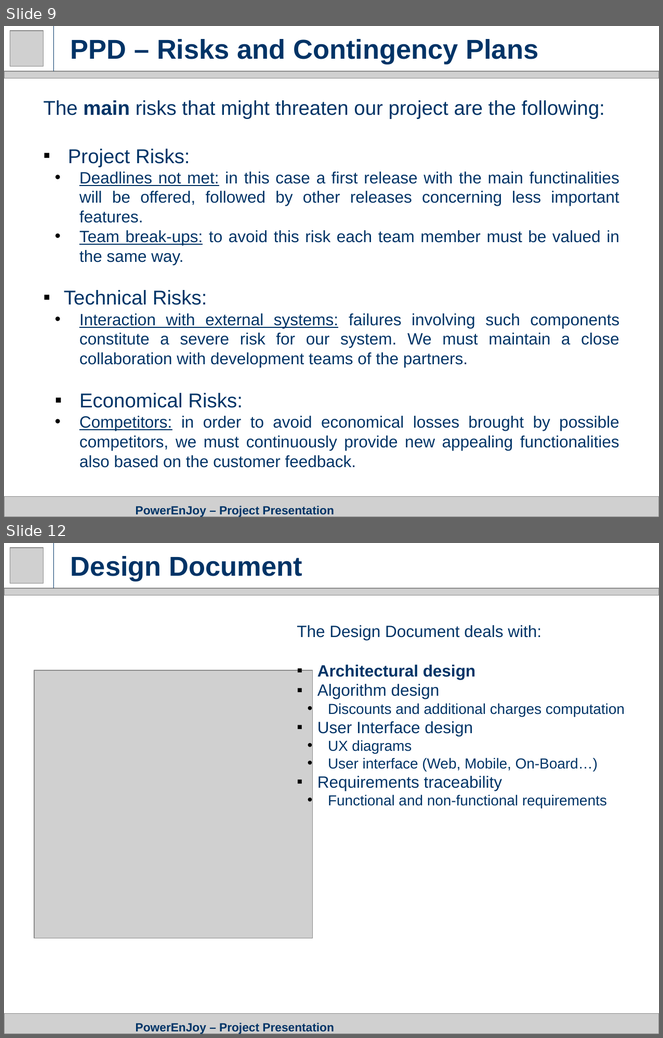
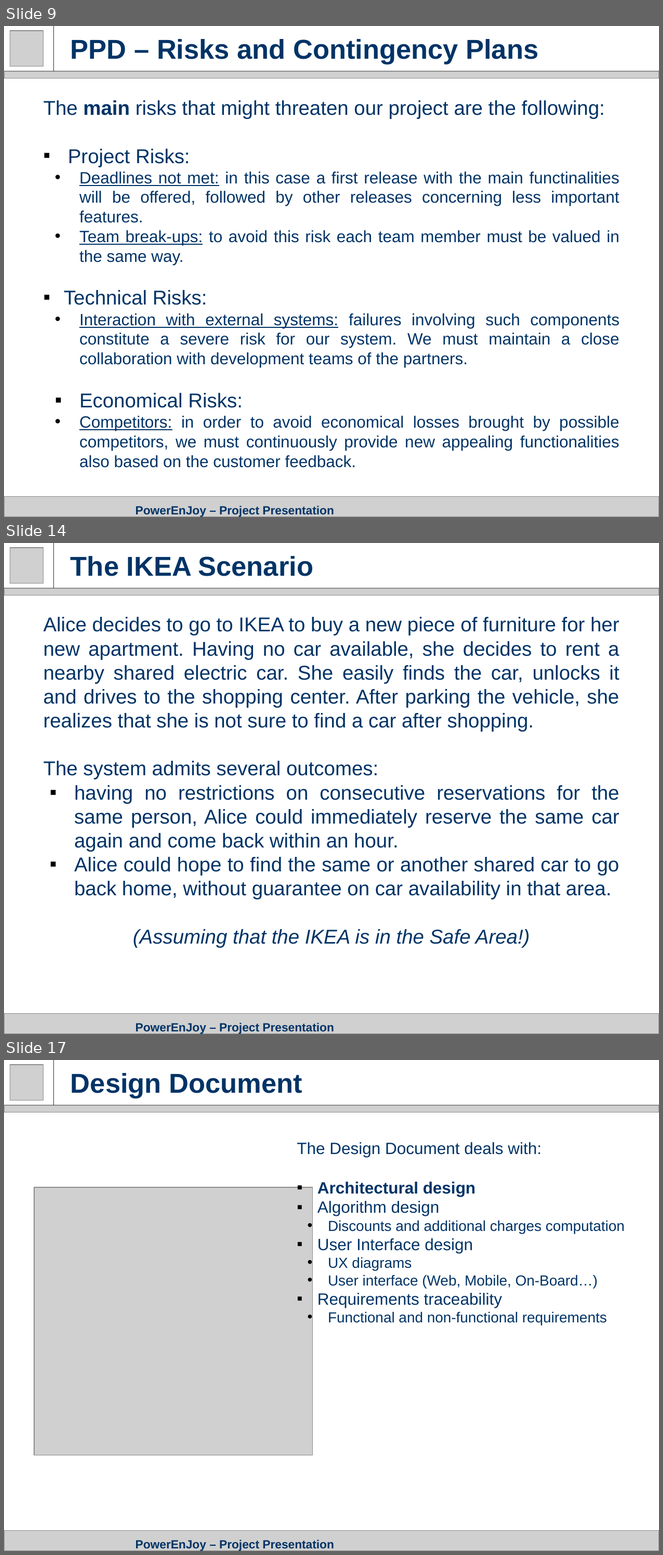
Before and after one commit to GiovanniScotti/PowerEnjoy-SEII-Project-Scotti-Trabucchi, a slide deck: Project Presentation.pptx. Shown one above the other, each under a label of ours: slides 9 and 12 before the commit, slides 9, 14 and 17 after it; the slides between them are not shown. The pictures are 663x1038 and 663x1555 pixels, drawn with LibreOffice and Linux fonts; fonts in the diff are those of the drawing; grey boxes stand for pictures. Boxes give left, top, right and bottom in pixels: in the first picture for what was removed or moved away, otherwise in the second. Text is boxed around its words. In the diff, an @@ line names an element or a change of style, - is before the commit and + after.

```diff
--- a/Project Presentation.pptx
+++ b/Project Presentation.pptx
@@ slide 14 added at <box>4,543,659,1034</box>, background #FFFFFF @@
@@ picture added at <box>10,548,44,584</box> @@
@@ line added from (54, 588) to (54, 543), #003366 0.75 pt @@
@@ title added at <box>71,556,313,576</box>, 30 pt, text #003366, bold @@
+The IKEA Scenario
@@ picture added at <box>4,588,659,596</box> @@
@@ text added at <box>44,617,620,948</box>, 22 pt, text #003366 @@
+Alice decides to go to IKEA to buy a new piece of furniture for her new apartment. Having no car available, she decides to rent a nearby shared electric car. She easily finds the car, unlocks it and drives to the shopping center. After parking the vehicle, she realizes that she is not sure to find a car after shopping.
+The system admits several outcomes:
+▪ having no restrictions on consecutive reservations for the same person, Alice could immediately reserve the same car again and come back within an hour.
+▪ Alice could hope to find the same or another shared car to go back home, without guarantee on car availability in that area.
+(Assuming that the IKEA is in the Safe Area!)
@@ picture added at <box>4,1014,659,1034</box> @@
@@ title added at <box>136,1023,334,1034</box>, 13 pt, text #003366, bold @@
+PowerEnJoy – Project Presentation
@@ what was slide 12 is now slide 17 @@
```
Also in this commit, not shown: 8 slides changed, 14 other slides added.
